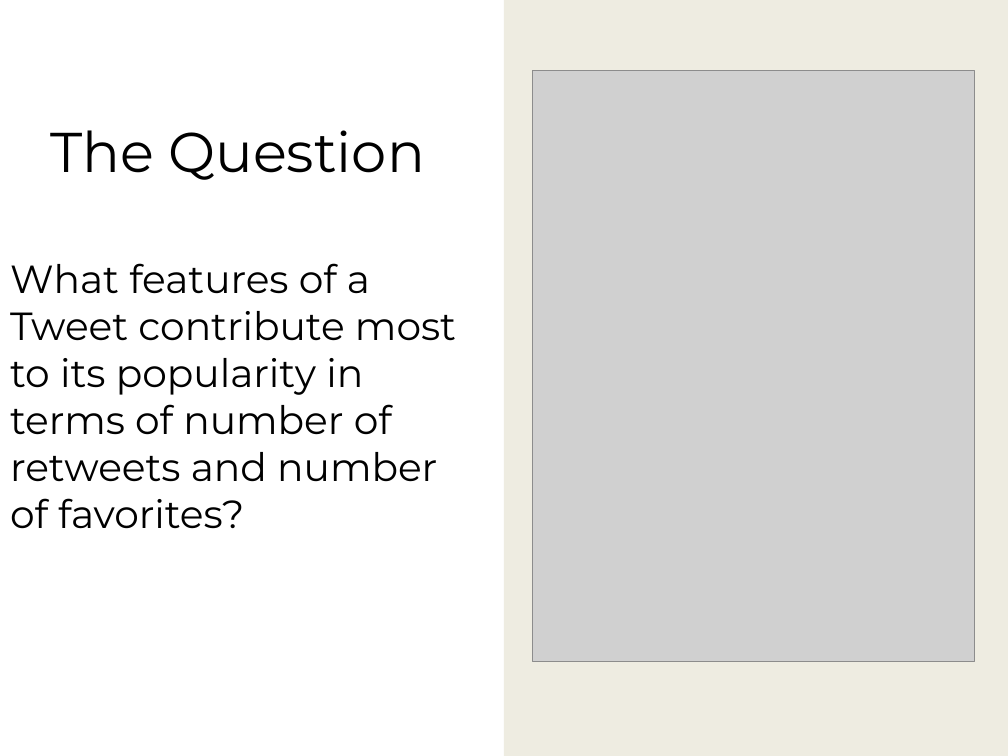
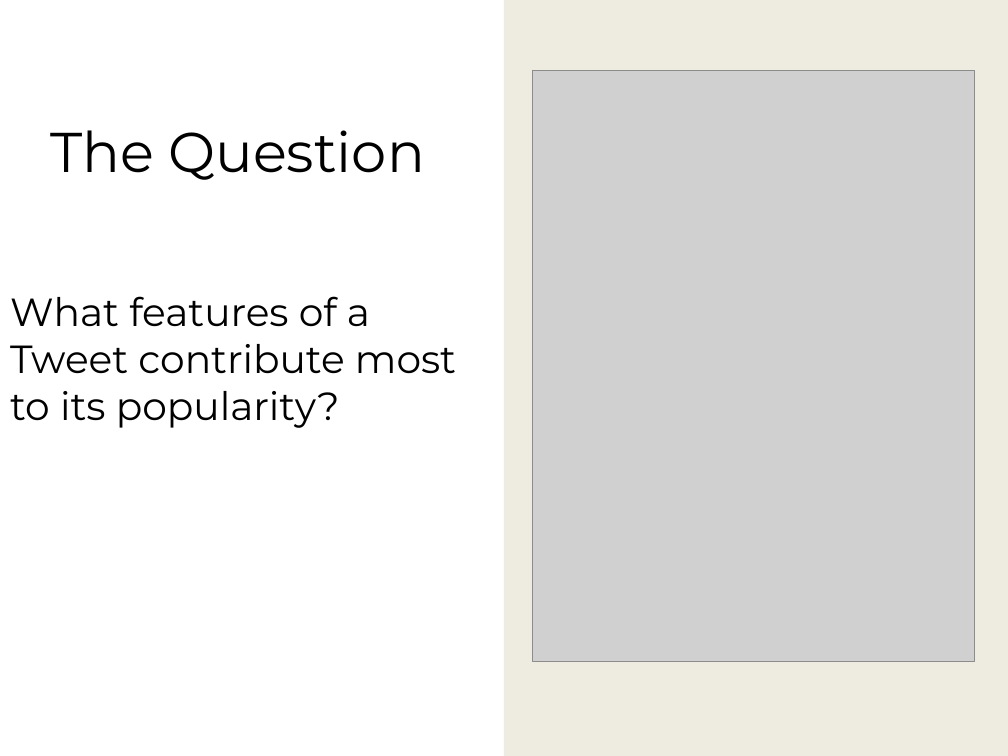
Before and after one commit to fhh23/Determining-Tweet-Popularity-via-Prediction-Methods, a slide deck: slide 2 of CSE881_Hormasji_Reiff_FinalProjectPresentation.pptx (slide 3 before the commit). Drawn at 1008x756 pixels with LibreOffice and Linux fonts; fonts in the diff are those of the drawing; grey boxes stand for pictures; background and template pictures are left out. Boxes give left, top, right and bottom in pixels: in the first picture for what was removed or moved away, otherwise in the second. Text is boxed around its words. In the diff, an @@ line names an element or a change of style, - is before the commit and + after.

```diff
--- a/CSE881_Hormasji_Reiff_FinalProjectPresentation.pptx
+++ b/CSE881_Hormasji_Reiff_FinalProjectPresentation.pptx
@@ subtitle at (x1=10, y1=296, x2=456, y2=428): text changed @@
-What features of a Tweet contribute most to its popularity in terms of number of retweets and number of favorites?
+What features of a Tweet contribute most to its popularity?
```
Also in this commit, not shown: 4 other slides changed, 1 slide added, 8 slides removed.
